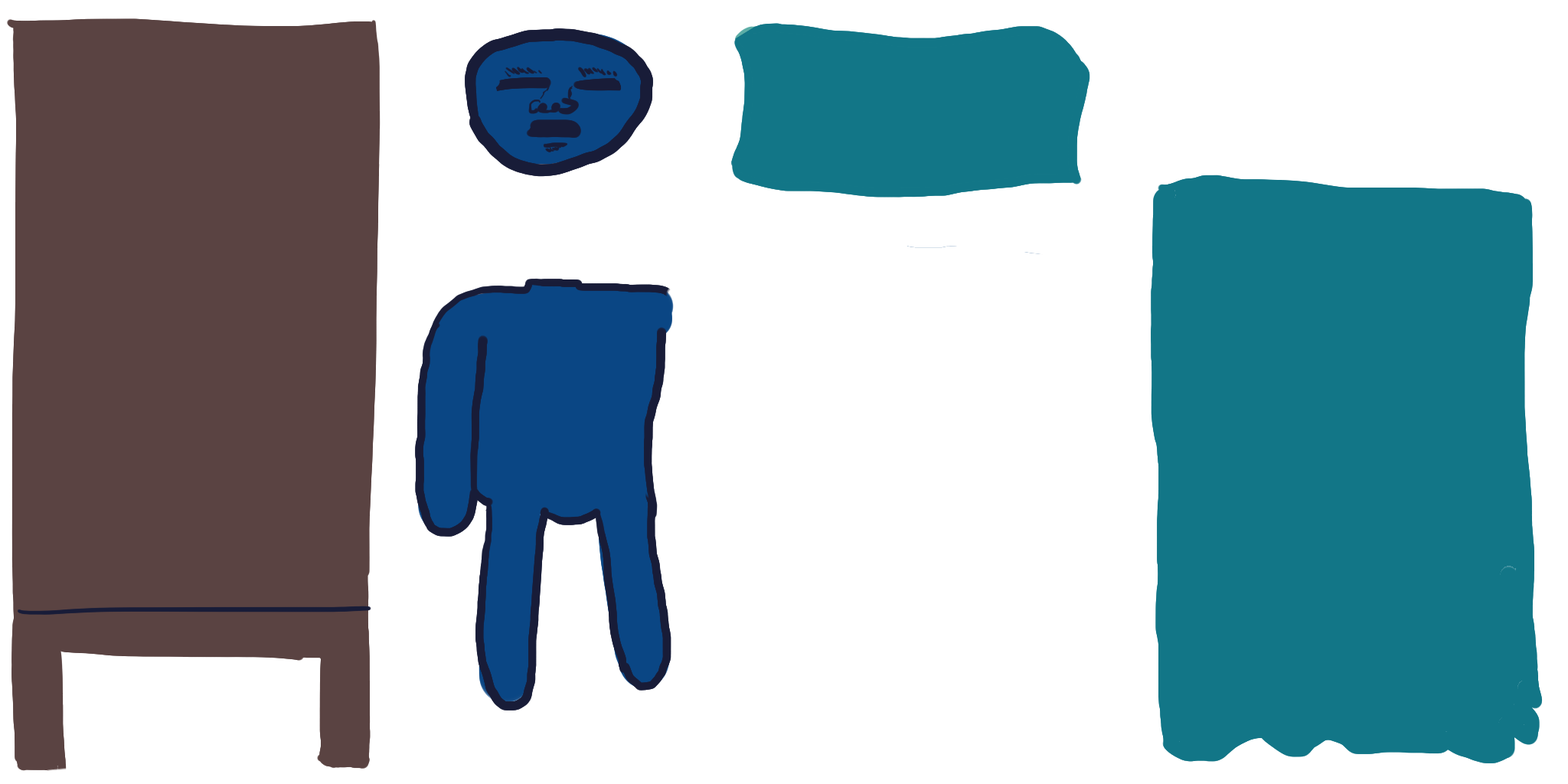
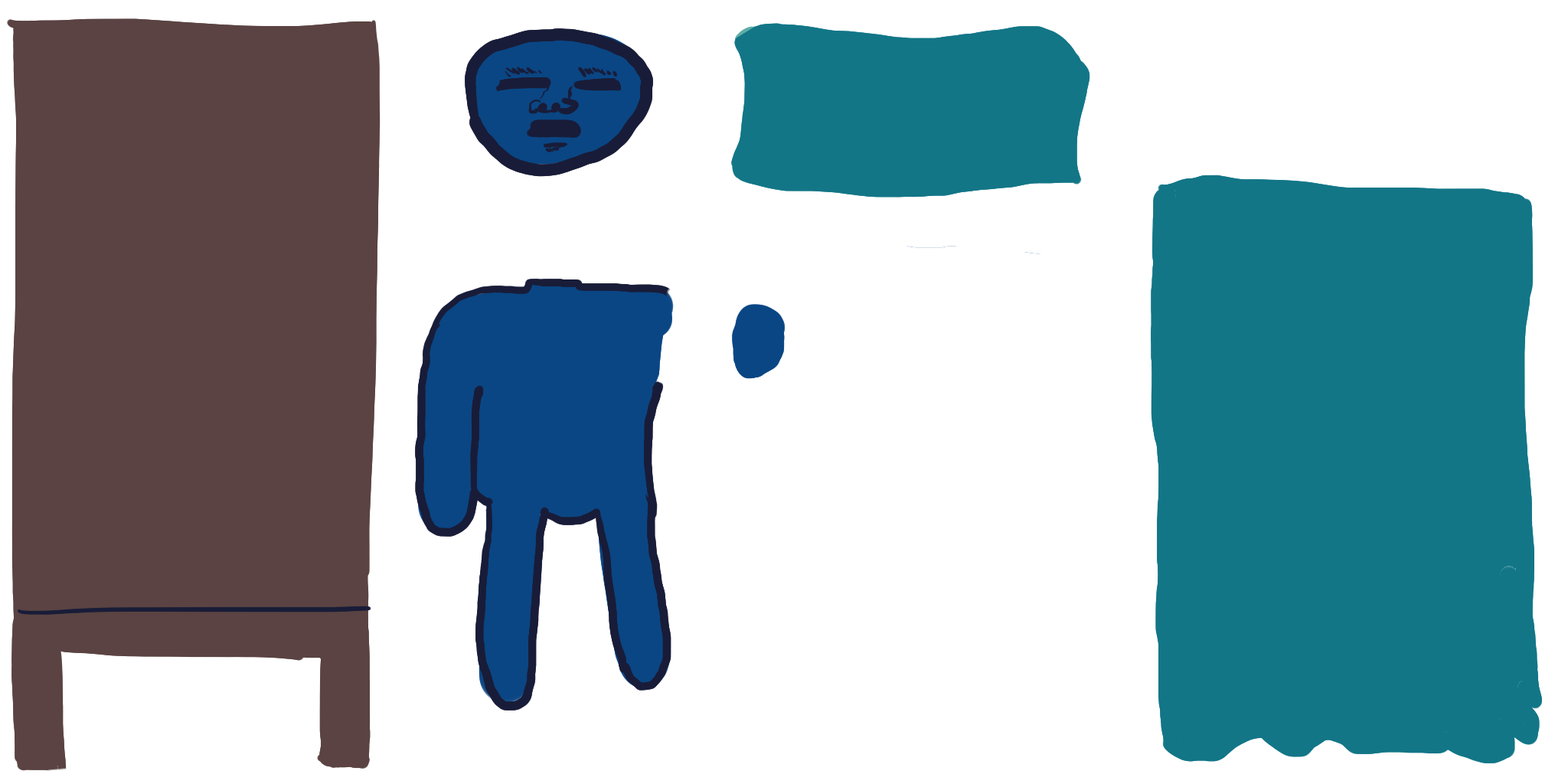
Revision of a layered 1568 × 784 image; what changed, layer by layer:
painted on "Paint Layer 4" over box(473, 325, 735, 398)
added layer "Paint Layer 7" above "body" over box(651, 325, 735, 392)